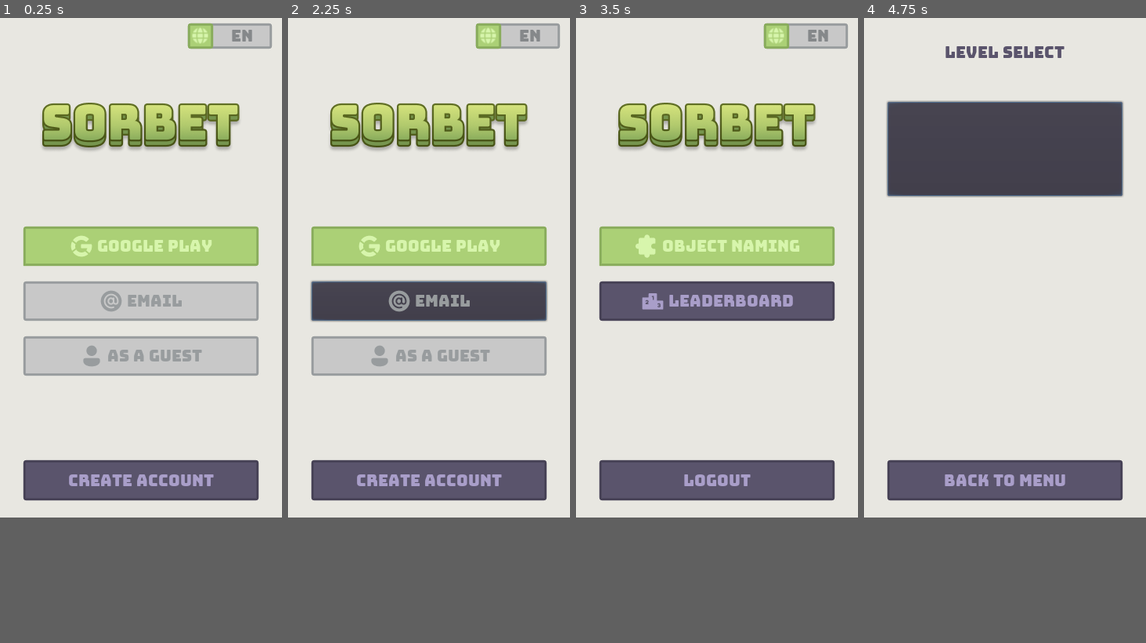
Above: before the commit, frames 1-4 (left to right).
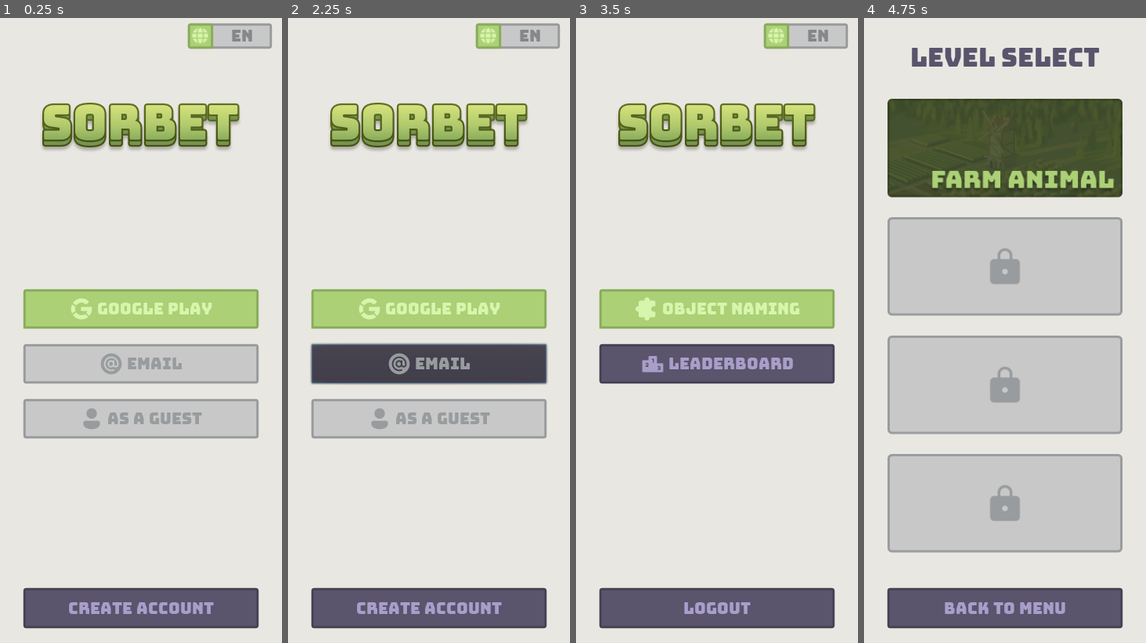
Above: after the commit, the same moments.

Repository: CTRLRLTY/Sorbet
Game: Godot game, scene res://Scenes/TitleScreen/TitleScreen.tscn
The game is run twice, just before and just after one commit, with the same random seed, the same clock (stepped at 60 frames per second) and the same inputs.
Inputs (mouse positions are in pixels of both pictures, inside the frame that each line leads up to; where the layout moved, square brackets give the same spot in the first picture):
- Up to frame 1 (0.25 s): no input
- Up to frame 2 (2.25 s): click (429, 249) at 0.5 s; click (429, 249) at 1.25 s; click (429, 293) [429, 299] at 2 s
- Up to frame 3 (3.5 s): click (717, 336) [717, 355] at 2.75 s
- Up to frame 4 (4.75 s): click (1005, 249) at 3.5 s; click (1005, 149) at 4.27 s
The window is 360x640 before the commit and 360x800 after it. Grey fills any space a smaller window leaves; there, only what the larger window draws over its background counts as a difference.

The runs differ from the first frame. In frame 1, 31% of the frame differs, in the area x 8-92%, y 33-98%; in frame 2, 35%; in frame 3, 29%; in frame 4, 59%, in the area x 7-93%, y 4-98%.

Commit message:
Resize window to 300x800
Added farm and locked levels

Diff:
--- /dev/null
+++ b/Resources/fonts/Bungee-Regular-32.tres
@@ -0,0 +1,8 @@
+[gd_resource type="DynamicFont" load_steps=2 format=2]
+
+[ext_resource path="res://Resources/fonts/Bungee-Regular.ttf" type="DynamicFontData" id=1]
+
+[resource]
+size = 32
+use_filter = true
+font_data = ExtResource( 1 )
--- a/Scenes/LevelSelection/LevelSelection.tscn
+++ b/Scenes/LevelSelection/LevelSelection.tscn
@@ -1,21 +1,12 @@
-[gd_scene load_steps=6 format=2]
+[gd_scene load_steps=8 format=2]
 
 [ext_resource path="res://Scenes/LevelSelection/LevelSelection.gd" type="Script" id=1]
 [ext_resource path="res://Resources/fonts/Bungee-Regular-20.tres" type="DynamicFont" id=2]
 [ext_resource path="res://Resources/Styleboxes/PurpleButton.stylebox" type="StyleBox" id=3]
 [ext_resource path="res://Resources/Styleboxes/RootBackground.tres" type="StyleBox" id=4]
-
-[sub_resource type="StyleBoxFlat" id=1]
-bg_color = Color( 0.67451, 0.819608, 0.466667, 1 )
-border_width_left = 3
-border_width_top = 3
-border_width_right = 3
-border_width_bottom = 3
-border_color = Color( 0.541176, 0.678431, 0.364706, 1 )
-corner_radius_top_left = 3
-corner_radius_top_right = 3
-corner_radius_bottom_right = 3
-corner_radius_bottom_left = 3
+[ext_resource path="res://Resources/Buttons/FarmLevel.png" type="Texture" id=5]
+[ext_resource path="res://Resources/fonts/Bungee-Regular-32.tres" type="DynamicFont" id=6]
+[ext_resource path="res://Resources/Buttons/LockedLevel.png" type="Texture" id=7]
 
 [node name="LevelSelection" type="Control"]
 anchor_right = 1.0
@@ -32,33 +23,71 @@
 
 [node name="LevelSelect" type="Label" parent="."]
 anchor_right = 1.0
-margin_top = 36.0
-margin_bottom = 57.0
+margin_top = 37.0
+margin_bottom = 58.0
 custom_colors/font_color = Color( 0.356863, 0.333333, 0.427451, 1 )
-custom_fonts/font = ExtResource( 2 )
+custom_fonts/font = ExtResource( 6 )
 text = "Level Select"
 align = 1
 
 [node name="VBC" type="VBoxContainer" parent="."]
 margin_left = 30.0
-margin_top = 110.0
+margin_top = 106.0
 margin_right = 330.0
-margin_bottom = 525.0
+margin_bottom = 685.0
 rect_min_size = Vector2( 300, 0 )
+rect_clip_content = true
 size_flags_horizontal = 6
 custom_constants/separation = 25
 
-[node name="Level" type="Button" parent="VBC"]
+[node name="Farm" type="TextureButton" parent="VBC"]
 margin_right = 300.0
-margin_bottom = 120.0
-rect_min_size = Vector2( 0, 120 )
-custom_styles/normal = SubResource( 1 )
+margin_bottom = 126.0
+rect_min_size = Vector2( 300, 126 )
+mouse_default_cursor_shape = 2
+texture_normal = ExtResource( 5 )
+texture_pressed = ExtResource( 5 )
+texture_hover = ExtResource( 5 )
+expand = true
+
+[node name="Locked" type="TextureButton" parent="VBC"]
+margin_top = 151.0
+margin_right = 300.0
+margin_bottom = 277.0
+rect_min_size = Vector2( 300, 126 )
+mouse_default_cursor_shape = 2
+texture_normal = ExtResource( 7 )
+texture_pressed = ExtResource( 7 )
+texture_hover = ExtResource( 7 )
+expand = true
+
+[node name="Locked2" type="TextureButton" parent="VBC"]
+margin_top = 302.0
+margin_right = 300.0
+margin_bottom = 428.0
+rect_min_size = Vector2( 300, 126 )
+mouse_default_cursor_shape = 2
+texture_normal = ExtResource( 7 )
+texture_pressed = ExtResource( 7 )
+texture_hover = ExtResource( 7 )
+expand = true
+
+[node name="Locked3" type="TextureButton" parent="VBC"]
+margin_top = 453.0
+margin_right = 300.0
+margin_bottom = 579.0
+rect_min_size = Vector2( 300, 126 )
+mouse_default_cursor_shape = 2
+texture_normal = ExtResource( 7 )
+texture_pressed = ExtResource( 7 )
+texture_hover = ExtResource( 7 )
+expand = true
 
 [node name="Back" type="Button" parent="."]
 margin_left = 30.0
-margin_top = 567.0
+margin_top = 730.0
 margin_right = 330.0
-margin_bottom = 617.0
+margin_bottom = 781.0
 rect_min_size = Vector2( 300, 51 )
 size_flags_horizontal = 0
 size_flags_vertical = 10
--- a/Scenes/TitleScreen/TitleScreen.tscn
+++ b/Scenes/TitleScreen/TitleScreen.tscn
@@ -326,11 +326,10 @@
 anchor_right = 0.5
 anchor_bottom = 0.5
 margin_left = -150.0
-margin_top = 247.0
+margin_top = 330.0
 margin_right = 150.0
-margin_bottom = 298.0
+margin_bottom = 381.0
 rect_min_size = Vector2( 300, 51 )
-rect_pivot_offset = Vector2( -82, -298 )
 custom_styles/panel = SubResource( 7 )
 script = ExtResource( 15 )
 
--- a/project.godot
+++ b/project.godot
@@ -21,7 +21,7 @@
 [display]
 
 window/size/width=360
-window/size/height=640
+window/size/height=800
 window/size/always_on_top=true
 window/stretch/mode="2d"
 window/stretch/aspect="keep"
Binary file added: Resources/Buttons/FarmLevel.png
Not shown, added: Resources/Buttons/FarmLevel.png.import
Binary file added: Resources/Buttons/LockedLevel.png
Not shown, added: Resources/Buttons/LockedLevel.png.import
